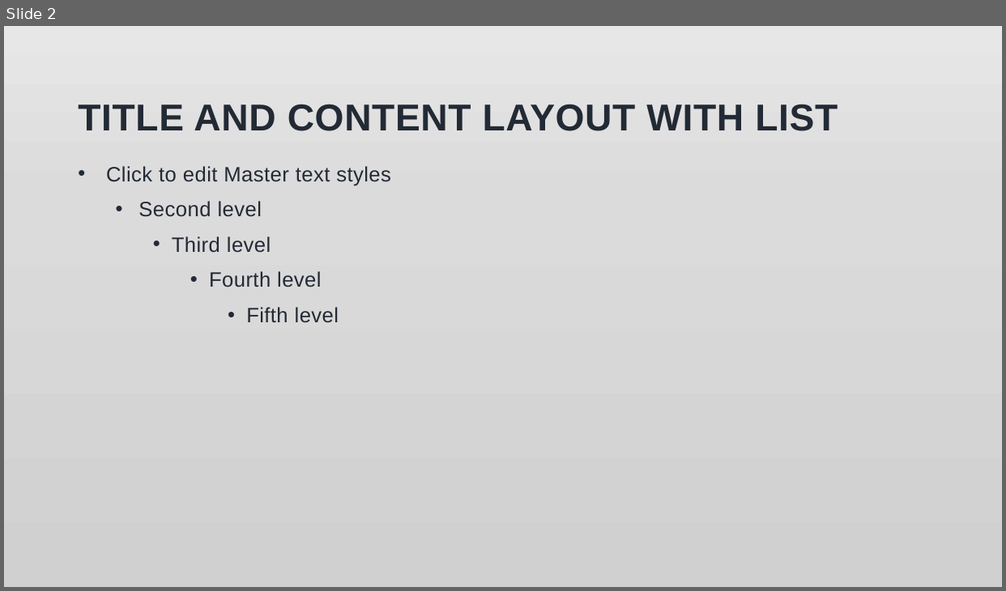
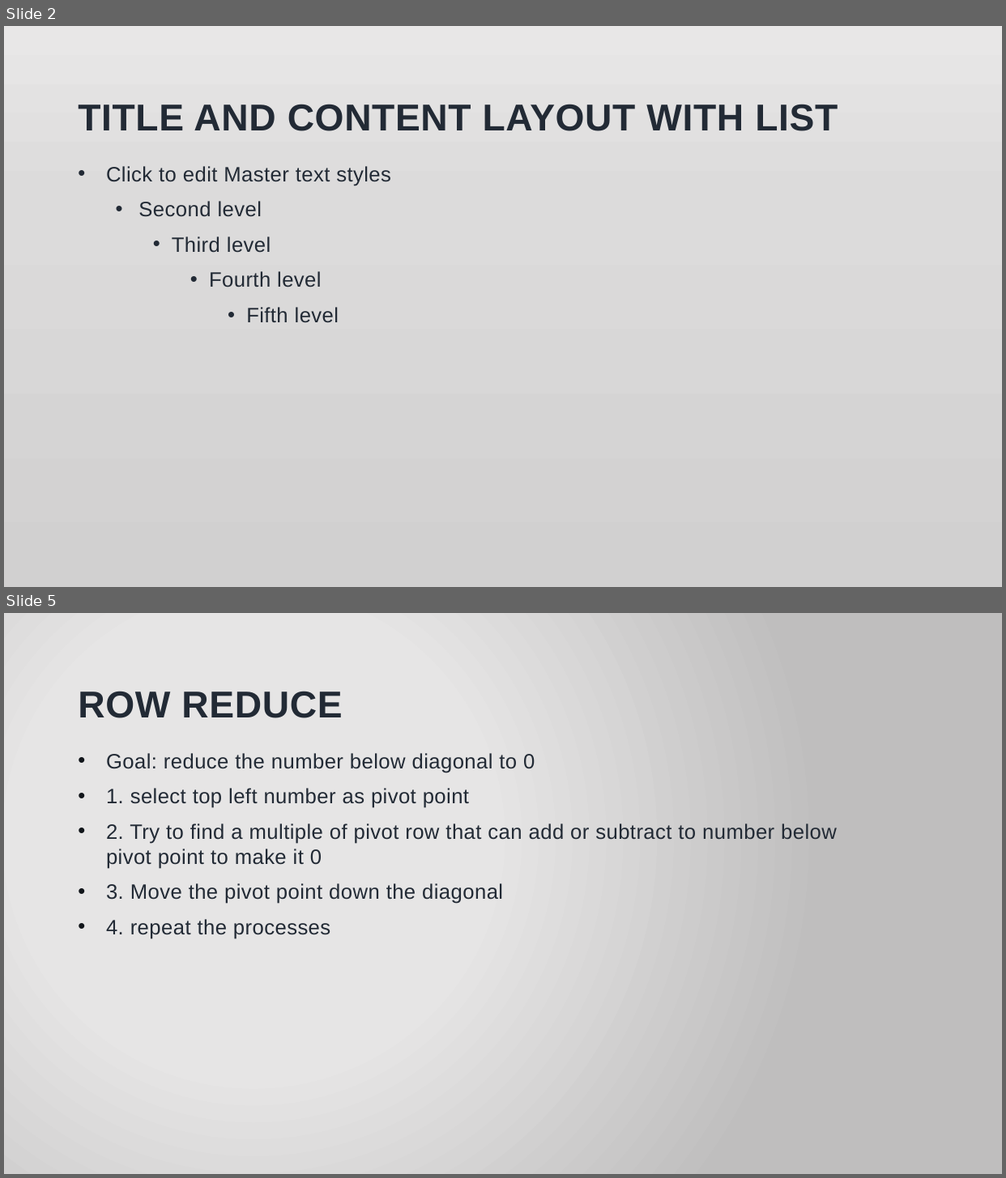
Before and after one commit to drickweed/course, a slide deck: Computational science/one - high level view.pptx. Shown one above the other, each under a label of ours: slide 2 before the commit, slides 2 and 5 after it; the slides between them are not shown. The pictures are 1006x591 and 1006x1178 pixels, drawn with LibreOffice and Linux fonts; fonts in the diff are those of the drawing; background and template pictures are left out. Boxes give left, top, right and bottom in pixels: in the first picture for what was removed or moved away, otherwise in the second. Text is boxed around its words. In the diff, an @@ line names an element or a change of style, - is before the commit and + after.

```diff
--- a/Computational science/one - high level view.pptx
+++ b/Computational science/one - high level view.pptx
@@ slide 5 added at bbox=[4, 613, 1002, 1174], background picture (left out) @@
@@ title added at bbox=[78, 691, 342, 718], 36 pt, text #222A35, bold @@
+ROW REDUCE
@@ text added at bbox=[106, 753, 837, 939], 20 pt, text #222A35 @@
+• Goal: reduce the number below diagonal to 0
+• 1. select top left number as pivot point
+• 2. Try to find a multiple of pivot row that can add or subtract to number below pivot point to make it 0
+• 3. Move the pivot point down the diagonal
+• 4. repeat the processes
```
Also in this commit, not shown: 1 slide changed, 2 other slides added, 3 slides removed, 27 other files.
